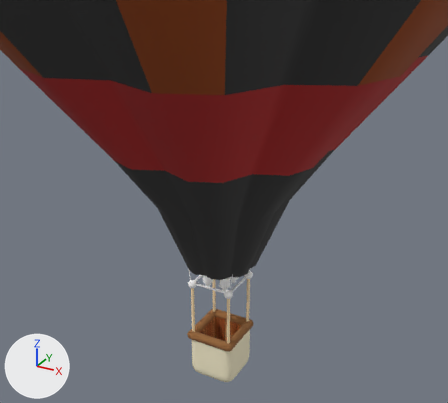
Two versions of the glTF model hotAirBalloon.gltf, one commit apart.
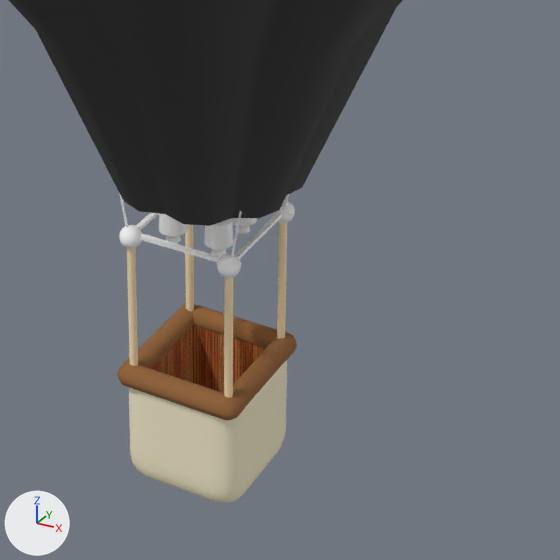
Each version is shown from a 50 mm camera at (7.85, -14.08, 13.28) aimed at (-0.81, 1.66, 5.41), then close up on the part from 32% to 78% of the width and 49% to 100% of the height. Lighting does not change. The marker at lower left points along +X, +Y and +Z. Where no turn or scale is listed for an object, it has been applied to the vertices. Vertices at the same position are counted once.

The older version as bpy lines, for what is in view:
```python
ob_armrest_001 = bpy.data.objects.new('armRest.001', me_mesh_4)
ob_armrest_001.location = (-0.64, 0.01, 1.89)
ob_basket = bpy.data.objects.new('basket', me_mesh_8)
ob_basket.parent = ob_gondolaassembly
ob_basket.location = (0.0, 0.0, 0.0)
ob_basketinnerwall = bpy.data.objects.new('basketInnerWall', me_mesh_7)
ob_basketinnerwall.parent = ob_gondolaassembly
ob_basketinnerwall.location = (0.0, 3.7, -15.5)
ob_basketinnerwall_001 = bpy.data.objects.new('basketInnerWall.001', me_mesh_7)
ob_basketinnerwall_001.parent = ob_gondolaassembly
ob_basketinnerwall_001.location = (0.0, -3.7, -15.5)
ob_basketinnerwall_002 = bpy.data.objects.new('basketInnerWall.002', me_mesh_7)
ob_basketinnerwall_002.parent = ob_gondolaassembly
ob_basketinnerwall_002.location = (-3.407, 0.0, -15.5)
ob_basketinnerwall_002.rotation_euler = (0.0, 0.0, 1.571)  # degrees (0, 0, 90)
ob_basketinnerwall_003 = bpy.data.objects.new('basketInnerWall.003', me_mesh_7)
ob_basketinnerwall_003.parent = ob_gondolaassembly
ob_basketinnerwall_003.location = (3.407, 0.0, -15.5)
ob_basketinnerwall_003.rotation_euler = (0.0, 0.0, 1.571)  # degrees (0, 0, 90)
# also in view: 'burnerAssembly' at (-0.01, 0.0, 3.95); 'armRest' at (0.64, 0.01, 1.89); 'armRest.002' at (0.0, 0.69, 1.89); 'gondonaConnector_3' at (0.6, 0.64, 2.8); 'gondonaConnector' at (-0.61, -0.64, 2.8)
```
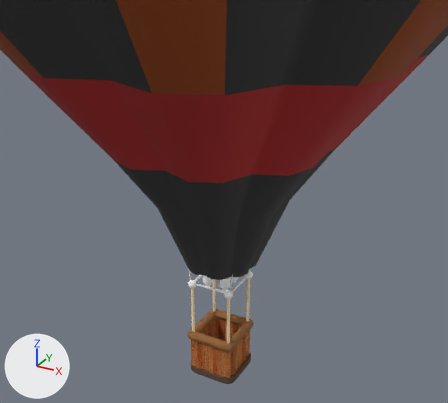
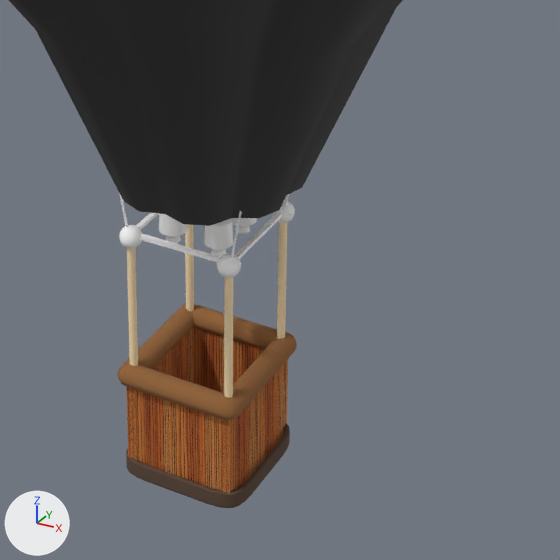
What differs and where, as boxes [x1, y1, x2, y2] in the close-ups (560 x 560 px; the box of a moved part takes in the faces that stretch with it):
'basket', recoloured, moved, rescaled (41% shorter): before [129, 360, 287, 503]; after [126, 424, 290, 508]
'basketInnerWall.001', mesh rescaled (not visible before): after [136, 390, 220, 490]
'basketInnerWall.003', mesh rescaled (not visible before): after [220, 359, 288, 493]
'basketInnerWall', mesh rescaled, moved: before [192, 326, 265, 393]; after [193, 328, 264, 393]
'basketInnerWall.002', mesh rescaled, reshaped, moved: before [151, 327, 193, 383]; after [126, 327, 193, 460]
part 1 of me_mesh_7, moved or reshaped: before [161, 326, 265, 393]; after [193, 328, 264, 393]

What the commit changed:
Material 'Material_6' (mat_material_6) changes colour from beige #f8efce to brown #5b4739; in linear values from (0.939, 0.863, 0.617) to (0.105, 0.063, 0.0409).
me_mesh_7 has 8 vertices, 12 faces and spans x -3.5..3.5, y -0.1..0.1, z -4.0..4.0.
me_mesh_7 is used by ob_basketinnerwall; parent ob_gondolaassembly; location (0.0, 3.7, -15.5).
me_mesh_7 part 1: the whole mesh is scaled about its middle by (1, 3.5, 1).
Mesh me_mesh_10_1 is new.
It is a box spanning x -4.5..4.5, y -0.35..0.35, z -4.0..4.0.
It uses material mat_material_5 (picture img_image_1).
Mesh me_mesh_9_1 is new.
It is a copy of me_mesh_10_1.
Object 'basketInnerWall' (ob_basketinnerwall) moves from (0.0, 3.7, -15.5) to (0.0, 4.2, -15.5).
Object 'basketInnerWall.002' (ob_basketinnerwall_002) now shows me_mesh_9_1 instead of me_mesh_7.
Object 'basketInnerWall.002' (ob_basketinnerwall_002) moves from (-3.407, 0.0, -15.5) to (-3.8, 0.0, -15.5).
Object 'basketInnerWall.003' (ob_basketinnerwall_003) now shows me_mesh_10_1 instead of me_mesh_7.
Object 'basket' (ob_basket) moves from (0.0, 0.0, 0.0) to (0.0, 0.0, -16.53).
Object 'basket' (ob_basket) is rescaled from (1.0, 1.0, 1.0) to (1.05, 1.05, 0.164).
